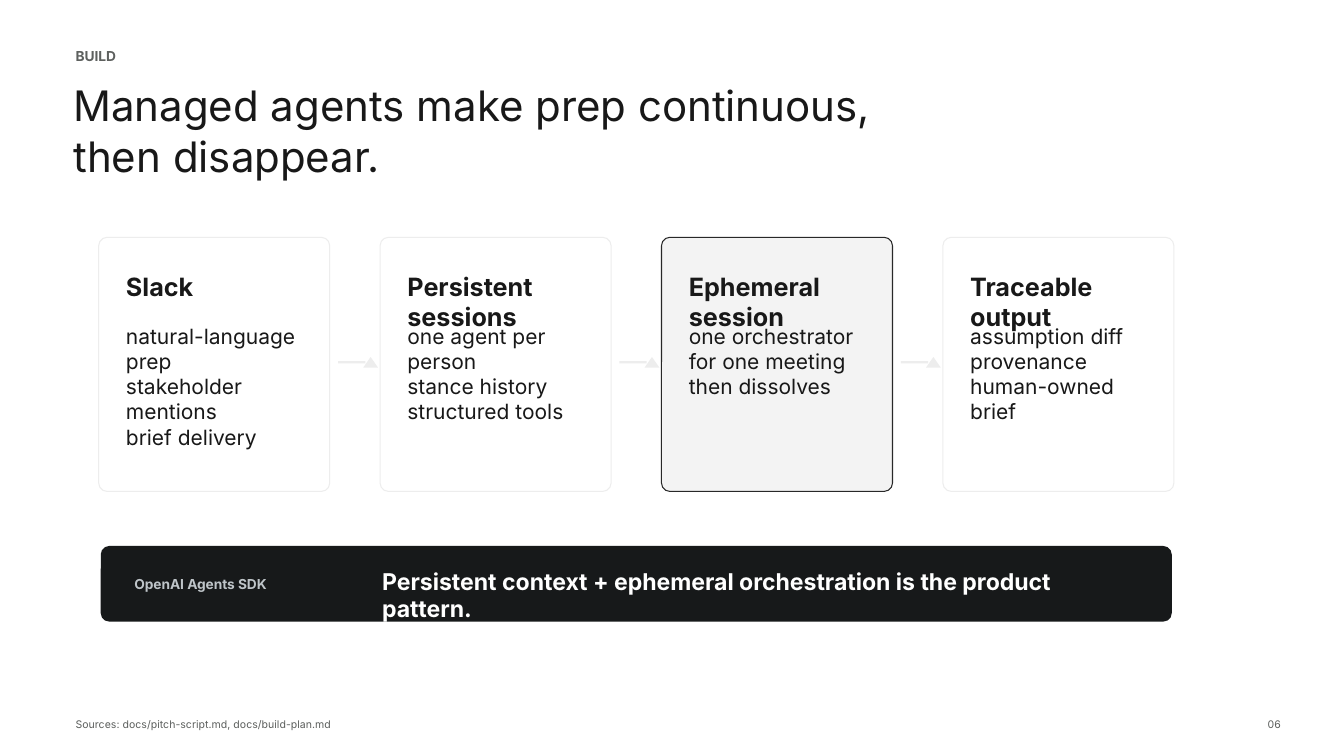
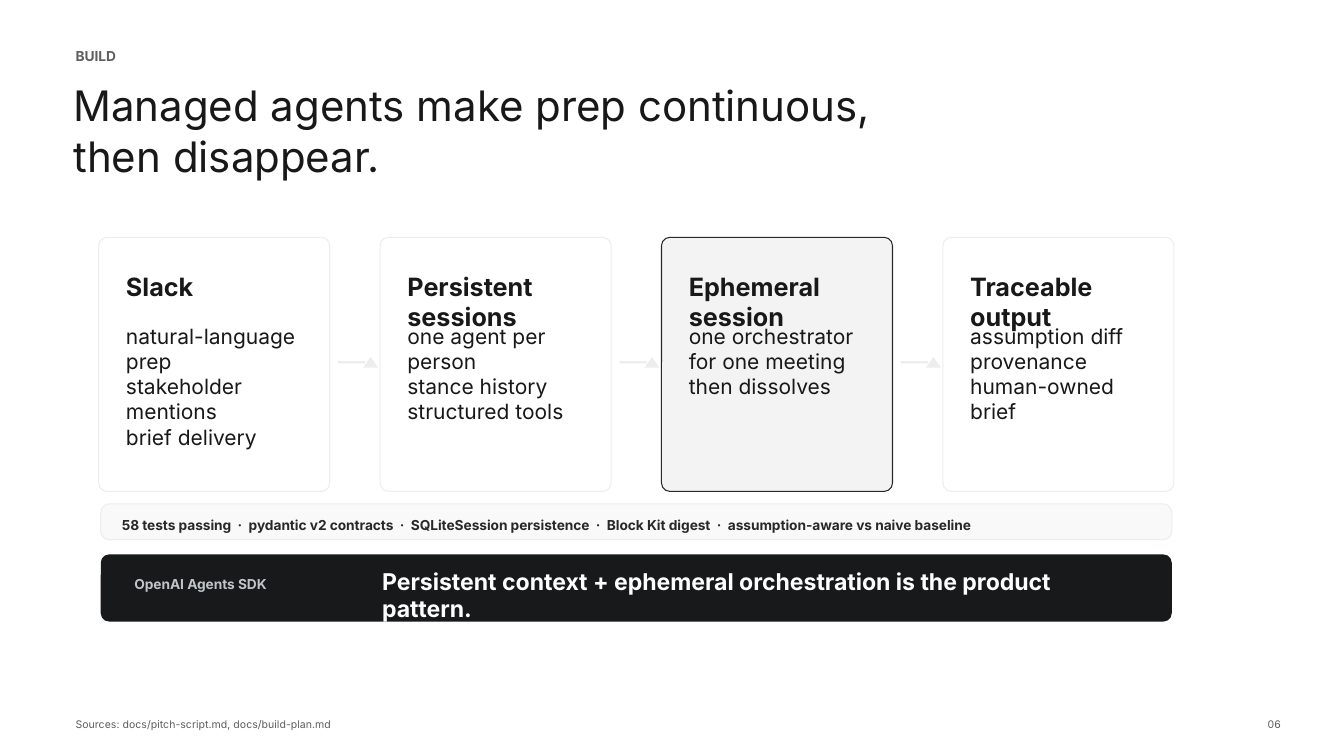
Before and after one commit to leewaichong/opensea, a slide deck: slide 6 of docs/pitch-deck/output/per-my-last-email-hackathon-pitch.pptx. Drawn at 1344x756 pixels with LibreOffice and Linux fonts; fonts in the diff are those of the drawing; background and template pictures are left out. Boxes give left, top, right and bottom in pixels: in the first picture for what was removed or moved away, otherwise in the second. Text is boxed around its words. In the diff, an @@ line names an element or a change of style, - is before the commit and + after.

```diff
--- a/docs/pitch-deck/output/per-my-last-email-hackathon-pitch.pptx
+++ b/docs/pitch-deck/output/per-my-last-email-hackathon-pitch.pptx
@@ rounded rectangle: place and size @@
-rounded rectangle at (101,546,1172,622)
+rounded rectangle at (101,504,1172,539)
@@ rounded rectangle at (101,504,1172,539): fill #17191A to #F9F9F9; outline none to #EDEDED 0.75 pt; proportions changed @@
@@ text added at (122,519,971,533), 9.8 pt, text #282828, bold @@
+58 tests passing · pydantic v2 contracts · SQLiteSession persistence · Block Kit digest · assumption-aware vs naive baseline
@@ rounded rectangle added at (101,555,1172,622), fill #17191A @@
```
Also in this commit, not shown: 5 other slides changed, 1 slide added, 1 slide removed, 25 other files.
